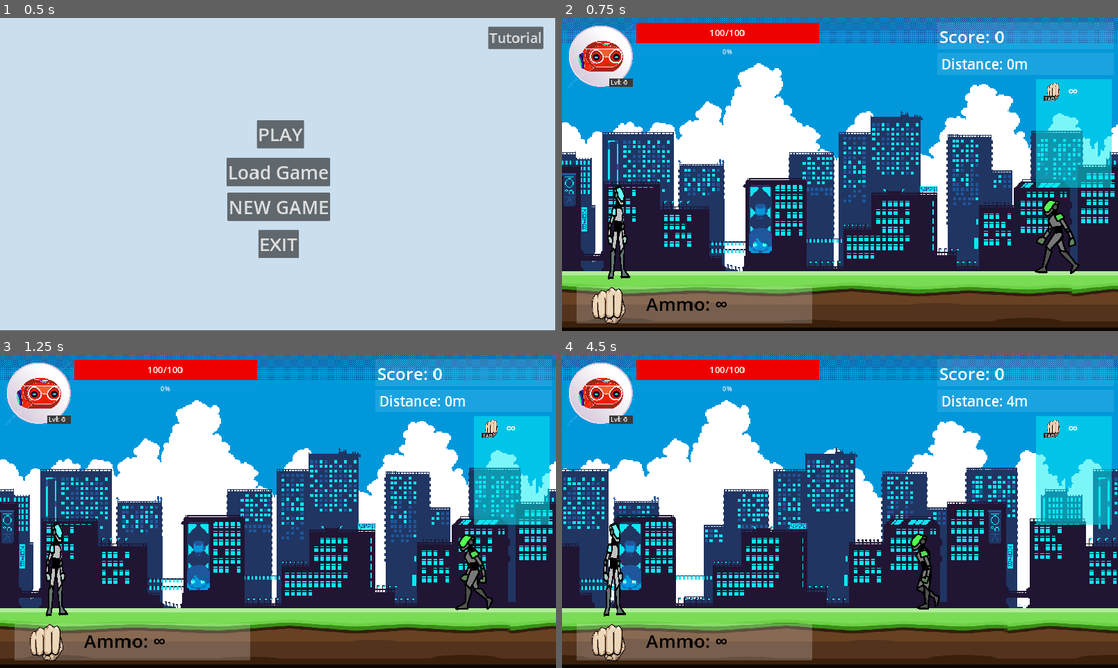
Above: before the commit, frames 1-4 (two rows, left to right).
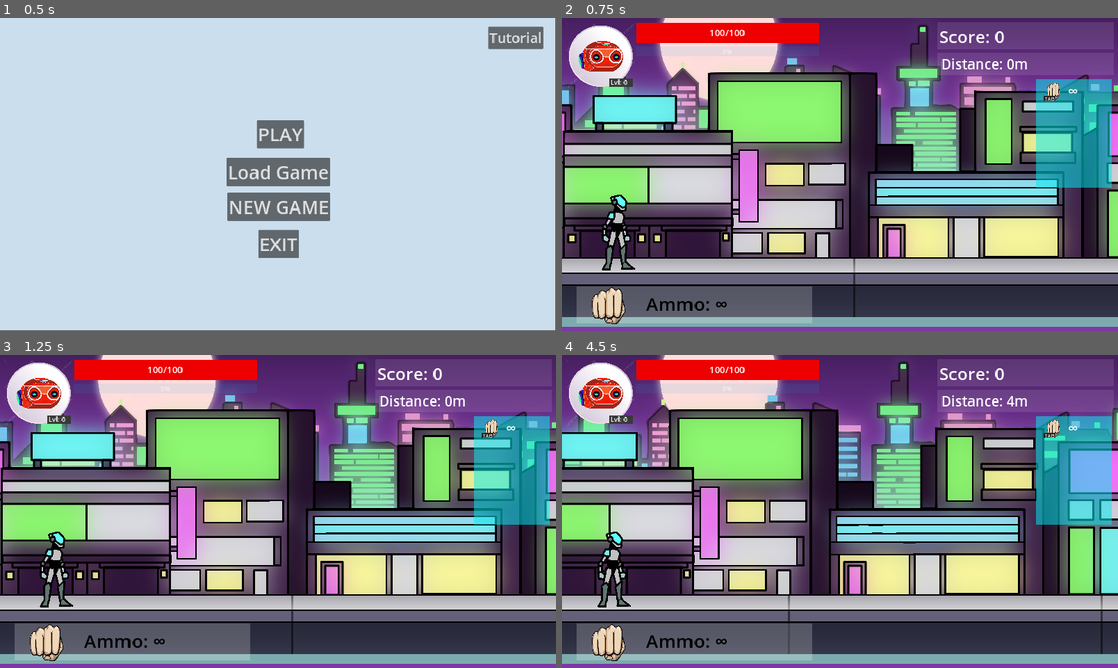
Above: after the commit, the same moments.

Repository: PandaHunterX/Cyber-Blasters
Game: Godot game, scene res://main_menu.tscn
The game is run twice, just before and just after one commit, with the same random seed, the same clock (stepped at 60 frames per second) and the same inputs. Sound files missing from this copy of the repository are replaced by a short silence.
Inputs:
- Up to frame 1 (0.5 s): no input
- Up to frame 2 (0.75 s): click "PLAY" at 0.5 s
- Up to frame 3 (1.25 s): no input
- Up to frame 4 (4.5 s): tap Enter at 1.25 s; hold D (right) 1.28-2.03 s; hold 4 (grenade_launcher) 1.28-2.03 s; tap 3 (laser_rifle) at 1.55, 2.1 s; hold A (left) 2.03-2.75 s; tap Tab (melee) at 2.3 s; click ">" at 2.75 s; click "<" at 3.5 s; click "OKAY" at 4.25 s

Frame 1 is identical in both runs. In frame 2, 92% of the frame differs, in the area x 0-100%, y 0-100%; in frame 3, 92%; in frame 4, 93%.

Commit message:
Adjusted scaling of player, enemy, weapons

Diff:
--- a/scenes/background.tscn
+++ b/scenes/background.tscn
@@ -1,42 +1,39 @@
 [gd_scene load_steps=5 format=3 uid="uid://bcne1d3p0amrk"]
 
-[ext_resource type="Texture2D" uid="uid://c4no7omwkausp" path="res://assets/background/1.png" id="1_gf3xd"]
-[ext_resource type="Texture2D" uid="uid://bogu3i33foo10" path="res://assets/background/3.png" id="2_vsd8q"]
-[ext_resource type="Texture2D" uid="uid://dn136gwuq4xpw" path="res://assets/background/5.png" id="3_blhxs"]
-[ext_resource type="Texture2D" uid="uid://c8m04fvv0ugvj" path="res://assets/tile.png" id="4_71jgd"]
+[ext_resource type="Texture2D" uid="uid://tquivf56hpkf" path="res://assets/background/bg1.png" id="1_f1il2"]
+[ext_resource type="Texture2D" uid="uid://8182223qp72c" path="res://assets/background/bg2.png" id="2_d48p4"]
+[ext_resource type="Texture2D" uid="uid://sd7n0sxrwyce" path="res://assets/background/bg3.png" id="3_l7vad"]
+[ext_resource type="Texture2D" uid="uid://djmexi31jyf7o" path="res://assets/background/bg4.png" id="4_qnm53"]
 
 [node name="Parallax2D" type="ParallaxBackground"]
 
 [node name="ParallaxLayer" type="ParallaxLayer" parent="."]
-motion_scale = Vector2(0.5, 0.5)
-motion_mirroring = Vector2(1920, 0)
+motion_scale = Vector2(0, 0)
 
 [node name="Sprite2D" type="Sprite2D" parent="ParallaxLayer"]
-position = Vector2(956.133, 529.5)
-scale = Vector2(3.43704, 3.3858)
-texture = ExtResource("1_gf3xd")
+position = Vector2(-140, 0)
+texture = ExtResource("1_f1il2")
+centered = false
 
 [node name="ParallaxLayer2" type="ParallaxLayer" parent="."]
-motion_mirroring = Vector2(1920, 0)
+motion_scale = Vector2(0.3, 0.3)
+motion_mirroring = Vector2(2160, 0)
 
 [node name="Sprite2D" type="Sprite2D" parent="ParallaxLayer2"]
-position = Vector2(959.111, 544.5)
-scale = Vector2(3.33025, 3.33025)
-texture = ExtResource("2_vsd8q")
+texture = ExtResource("2_d48p4")
+centered = false
 
 [node name="ParallaxLayer3" type="ParallaxLayer" parent="."]
-motion_scale = Vector2(2, 2)
-motion_mirroring = Vector2(1920, 0)
+motion_scale = Vector2(0.6, 0.6)
+motion_mirroring = Vector2(2160, 0)
 
 [node name="Sprite2D" type="Sprite2D" parent="ParallaxLayer3"]
-position = Vector2(959.444, 538.5)
-scale = Vector2(3.34877, 3.34877)
-texture = ExtResource("3_blhxs")
+texture = ExtResource("3_l7vad")
+centered = false
 
 [node name="ParallaxLayer4" type="ParallaxLayer" parent="."]
-motion_mirroring = Vector2(1920, 0)
+motion_mirroring = Vector2(2160, 0)
 
 [node name="Sprite2D" type="Sprite2D" parent="ParallaxLayer4"]
-position = Vector2(924.25, 1025)
-scale = Vector2(9.95854, 1)
-texture = ExtResource("4_71jgd")
+texture = ExtResource("4_qnm53")
+centered = false
--- a/scenes/bullet.tscn
+++ b/scenes/bullet.tscn
@@ -4,14 +4,14 @@
 [ext_resource type="Texture2D" uid="uid://pecs343kkj1j" path="res://assets/bullets/bullet_normal.png" id="2_o0vt3"]
 
 [sub_resource type="RectangleShape2D" id="RectangleShape2D_5s3h4"]
-size = Vector2(60, 21)
+size = Vector2(192, 32)
 
 [node name="Bullet" type="Node2D"]
+scale = Vector2(2, 2)
 script = ExtResource("1_qdaps")
 
 [node name="Bullet" type="Sprite2D" parent="."]
 position = Vector2(1, 0)
-scale = Vector2(0.389135, 0.521398)
 texture = ExtResource("2_o0vt3")
 
 [node name="BulletHitbox" type="Area2D" parent="."]
--- a/scenes/explosion.tscn
+++ b/scenes/explosion.tscn
@@ -100,6 +100,7 @@
 radius = 592.001
 
 [node name="Grenade" type="Node2D"]
+scale = Vector2(2, 2)
 script = ExtResource("1_lp3wv")
 
 [node name="Sprite2D" type="Sprite2D" parent="."]
--- a/scenes/game.tscn
+++ b/scenes/game.tscn
@@ -1,10 +1,9 @@
-[gd_scene load_steps=10 format=3 uid="uid://d1b02trcyeing"]
+[gd_scene load_steps=9 format=3 uid="uid://d1b02trcyeing"]
 
 [ext_resource type="Script" path="res://scripts/game.gd" id="1_5h3mg"]
 [ext_resource type="PackedScene" uid="uid://bcne1d3p0amrk" path="res://scenes/background.tscn" id="2_kpss6"]
 [ext_resource type="PackedScene" uid="uid://dvqe5yrmnj22t" path="res://scenes/player.tscn" id="3_wedu7"]
-[ext_resource type="PackedScene" uid="uid://cy2ytach2fwsu" path="res://scenes/enemy_weak.tscn" id="4_vjkqh"]
-[ext_resource type="PackedScene" uid="uid://c1yfdfrmpulxv" path="res://scenes/pause.tscn" id="5_iknmg"]
+[ext_resource type="PackedScene" uid="uid://c1yfdfrmpulxv" path="res://pause.tscn" id="5_iknmg"]
 [ext_resource type="PackedScene" uid="uid://fngnr2xexaol" path="res://scenes/respawn_menu.tscn" id="6_uhd64"]
 [ext_resource type="PackedScene" uid="uid://ba5wkbyryd56j" path="res://scenes/tutorial_popup.tscn" id="7_3n8jm"]
 [ext_resource type="AudioStream" uid="uid://bsidpirkadgy" path="res://assets/music/in-game-hustle-cyberpunk-music-230632.mp3" id="7_qxudk"]
@@ -19,7 +18,7 @@
 position = Vector2(371, 761)
 
 [node name="Spawner" type="Marker2D" parent="Player"]
-position = Vector2(2588, 157)
+position = Vector2(2588, 152)
 
 [node name="Background Music" type="AudioStreamPlayer2D" parent="Player"]
 process_mode = 3
@@ -50,9 +49,6 @@
 
 [node name="Tutorial Popup" parent="CanvasLayer" instance=ExtResource("7_3n8jm")]
 
-[node name="enemyweak" parent="." instance=ExtResource("4_vjkqh")]
-position = Vector2(1660, 923)
-
 [node name="DifficultyTimer" type="Timer" parent="."]
 wait_time = 30.0
 
--- a/scenes/laser.tscn
+++ b/scenes/laser.tscn
@@ -4,20 +4,22 @@
 [ext_resource type="Texture2D" uid="uid://xchvn3layomo" path="res://assets/bullets/laser_long.png" id="2_hws1c"]
 
 [sub_resource type="RectangleShape2D" id="RectangleShape2D_nb6af"]
-size = Vector2(1928, 29)
+size = Vector2(2860, 29)
 
 [node name="Laser" type="Node2D"]
+position = Vector2(1930, 0)
+scale = Vector2(2, 2)
 script = ExtResource("1_air1d")
 
 [node name="Sprite2D" type="Sprite2D" parent="."]
-position = Vector2(964, 1)
-scale = Vector2(0.942731, 0.982072)
+position = Vector2(452.25, 0)
+scale = Vector2(1.44273, 1)
 texture = ExtResource("2_hws1c")
 
 [node name="Laser" type="Area2D" parent="."]
 
 [node name="CollisionShape2D" type="CollisionShape2D" parent="Laser"]
-position = Vector2(964, 0.5)
+position = Vector2(466, 0)
 shape = SubResource("RectangleShape2D_nb6af")
 
 [node name="LaserTime" type="Timer" parent="."]
--- a/scenes/player.tscn
+++ b/scenes/player.tscn
@@ -594,14 +594,14 @@
 
 [node name="Sprite2D" type="Sprite2D" parent="."]
 position = Vector2(-99.8611, 27.5899)
-scale = Vector2(0.195041, 0.353392)
+scale = Vector2(0.287, 0.287)
 texture = ExtResource("2_jcmi7")
 hframes = 3
 vframes = 2
 
 [node name="WeaponSystem" parent="Sprite2D" instance=ExtResource("8_uwpar")]
-position = Vector2(527.381, -137.496)
-scale = Vector2(5.12712, 2.82972)
+position = Vector2(-3.45331, -1.78857)
+scale = Vector2(1, 1)
 
 [node name="HitBox" type="CollisionShape2D" parent="."]
 position = Vector2(-103.5, 17)
@@ -629,6 +629,7 @@
 
 [node name="Control" parent="CanvasLayer" instance=ExtResource("8_6dwr8")]
 metadata/_edit_use_anchors_ = true
+metadata/_edit_lock_ = true
 
 [node name="PowerupDuration" type="Timer" parent="."]
 wait_time = 5.0
--- a/scenes/weapon_system.tscn
+++ b/scenes/weapon_system.tscn
@@ -9,42 +9,51 @@
 [ext_resource type="AudioStream" uid="uid://dd6mv2e23hxqj" path="res://assets/sounds/change_weapon.wav" id="7_ly4si"]
 [ext_resource type="AudioStream" uid="uid://mt1vyc6odmcu" path="res://assets/sounds/no_ammo_sound.mp3" id="8_i4adu"]
 
-[node name="WeaponSystem" type="Node2D"]
-script = ExtResource("1_aw7gr")
-
-[node name="Weapon" type="Sprite2D" parent="."]
+[node name="WeaponSystem" type="Sprite2D"]
 position = Vector2(-139, 42)
 scale = Vector2(0.306152, 0.304199)
 texture = ExtResource("2_jd7im")
+script = ExtResource("1_aw7gr")
+
+[node name="WeaponSystem" type="Node2D" parent="."]
+visible = false
 
 [node name="WeaponCooldown" type="Timer" parent="."]
 wait_time = 0.1
 
 [node name="Rifle" type="Marker2D" parent="."]
-position = Vector2(-23, -30)
+position = Vector2(552.013, -239.974)
+scale = Vector2(1, 1)
 
 [node name="Pistol" type="Marker2D" parent="."]
-position = Vector2(-1, -57)
+position = Vector2(591.21, -309.008)
 
 [node name="Grenade" type="Marker2D" parent="."]
-position = Vector2(-4, -38)
+position = Vector2(496.485, -279.422)
+scale = Vector2(1, 1)
 
 [node name="Pistol Sound" type="AudioStreamPlayer2D" parent="."]
+scale = Vector2(1, 1)
 stream = ExtResource("3_yyxct")
 
 [node name="Smg Sound" type="AudioStreamPlayer2D" parent="."]
+scale = Vector2(1, 1)
 stream = ExtResource("4_ixjoo")
 
 [node name="Laser Sound" type="AudioStreamPlayer2D" parent="."]
+scale = Vector2(1, 1)
 stream = ExtResource("5_6ckur")
 
 [node name="Grenade Launcher Sound" type="AudioStreamPlayer2D" parent="."]
+scale = Vector2(1, 1)
 stream = ExtResource("6_ccn16")
 
 [node name="Change Weapon Sound" type="AudioStreamPlayer2D" parent="."]
+scale = Vector2(1, 1)
 stream = ExtResource("7_ly4si")
 
 [node name="No Ammo Sound" type="AudioStreamPlayer2D" parent="."]
+scale = Vector2(1, 1)
 stream = ExtResource("8_i4adu")
 volume_db = 14.095
 
--- a/scripts/bullet.gd
+++ b/scripts/bullet.gd
@@ -1,6 +1,6 @@
 extends Node2D
 
-var speed = 1000
+var speed = 2000
 
 @onready var bullet: Sprite2D = $Bullet
 const BULLET_NORMAL = preload("res://assets/bullets/bullet_normal.png")
@@ -14,8 +14,8 @@
 
 # Called every frame. 'delta' is the elapsed time since the previous frame.
 func _physics_process(delta: float) -> void:
-		position.x += speed * delta
-		if position.x >= 1600:
+		global_position.x += speed * delta
+		if position.x >= 5500:
 			queue_free()
 
 func _on_bullet_hitbox_body_entered(body: Node2D) -> void:
--- a/scripts/explosion.gd
+++ b/scripts/explosion.gd
@@ -12,7 +12,7 @@
 	else :
 		position.x = position.x
 		$"Enemy Detection/Detection".disabled = true
-	if position.x >= 1600:
+	if position.x >= 5500:
 		queue_free()
 
 func _on_enemy_detection_body_entered(body: Node2D) -> void:
--- a/scripts/game.gd
+++ b/scripts/game.gd
@@ -40,6 +40,8 @@
 			var random_x_offset = Global.rng.randi_range(-600, 600)
 			weak.position = $Player/Spawner.global_position + Vector2(random_x_offset, 0)
 			add_child(weak)
+			print($Player/Sprite2D.global_position)
+			print(weak.global_position)
 
 func spawn_fast_enemy() -> void:
 	if not Global.player_isdead:
--- a/scripts/weapon_system.gd
+++ b/scripts/weapon_system.gd
@@ -1,4 +1,4 @@
-extends Node2D
+extends Sprite2D
 
 @onready var bullet = preload("res://scenes/bullet.tscn")
 @onready var laserbullet = preload("res://scenes/laser.tscn")
@@ -38,7 +38,7 @@
 
 	if Global.player_respawn:
 		Global.player_respawn = false
-		$Weapon.texture = null
+		texture = null
 		Global.melee_equip_func()
 		can_shoot = false
 		can_change = true
@@ -49,34 +49,34 @@
 	elif event.is_action_pressed("melee") and can_change:
 		if not Global.melee_equip:
 			change_weapon_sound.play()
-		$Weapon.texture = null
+		texture = null
 		Global.melee_equip_func()
 		can_shoot = false
 	elif event.is_action_pressed("pistol") and can_change and Global.pistol_unlock:
 		if not Global.pistol_equip:
 			change_weapon_sound.play()
-		$Weapon.texture = Global.pistol
+		texture = Global.pistol
 		$WeaponCooldown.wait_time = 0.8
 		Global.pistol_equip_func()
 		can_shoot = true
 	elif event.is_action_pressed("smg") and can_change and Global.smg_unlock:
 		if not Global.smg_equip:
 			change_weapon_sound.play()
-		$Weapon.texture = Global.smg
+		texture = Global.smg
 		$WeaponCooldown.wait_time = 0.1
 		Global.smg_equip_func()
 		can_shoot = true
 	elif  event.is_action_pressed("laser_rifle") and can_change and Global.laser_rifle_unlock:
 		if not Global.laser_rifle_equip:
 			change_weapon_sound.play()
-		$Weapon.texture = Global.laser_rifle
+		texture = Global.laser_rifle
 		$WeaponCooldown.wait_time = 1.2
 		Global.laser_equip_func()
 		can_shoot = true
 	elif event.is_action_pressed("grenade_launcher") and can_change and Global.grenade_launcher_unlock:
 		if not Global.grenad_launcher_equip:
 			change_weapon_sound.play()
-		$Weapon.texture = Global.grenade_launcher
+		texture = Global.grenade_launcher
 		$WeaponCooldown.wait_time = 1.6
 		Global.grenad_equip_func()
 		can_shoot = true
Not shown, added: assets/background/bg1.png.import
Binary file changed: assets/background/bg2.png
Not shown, added: assets/background/bg2.png.import
Not shown, added: assets/background/bg3.png.import
Not shown, added: assets/background/bg4.png.import
